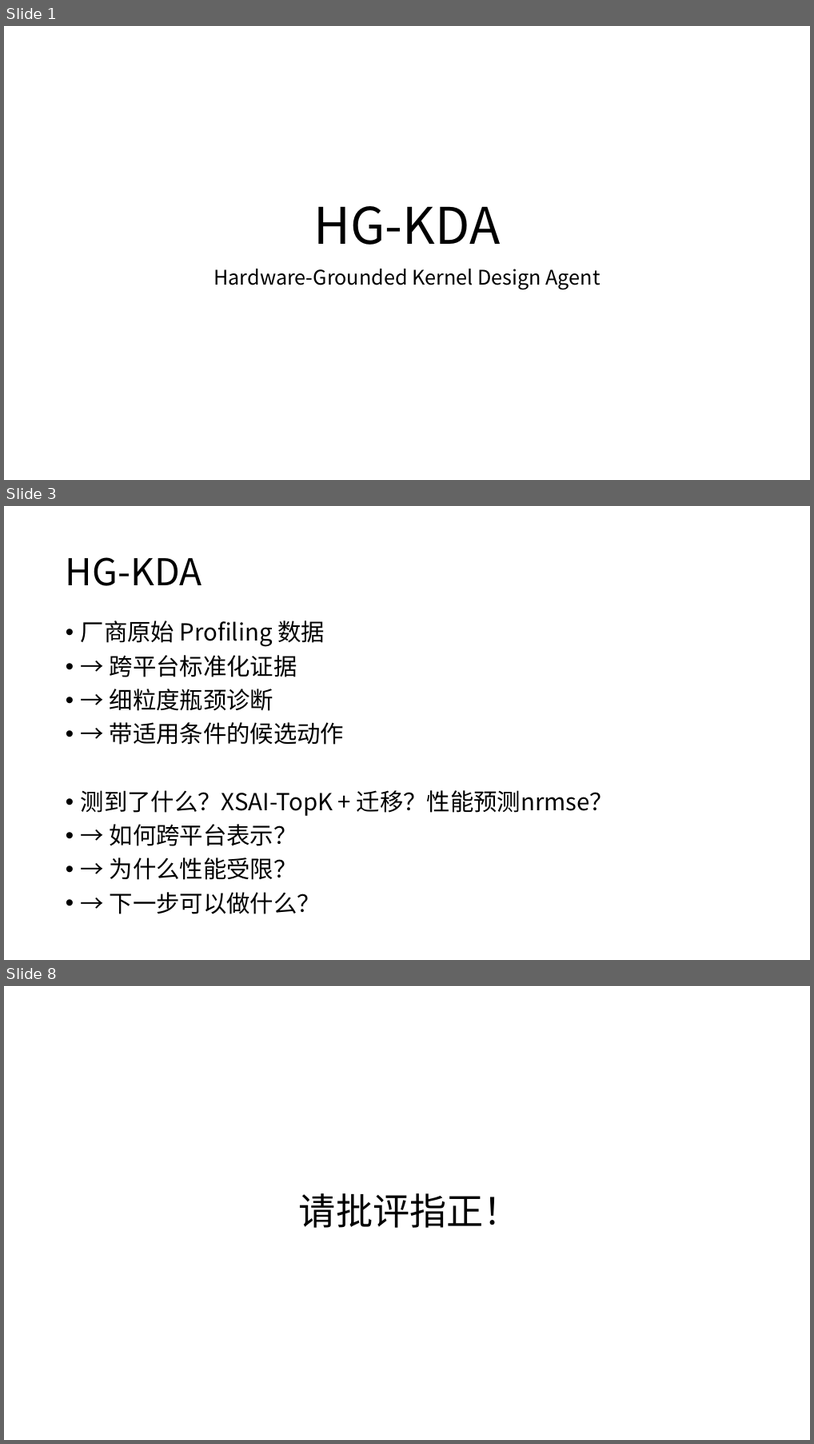
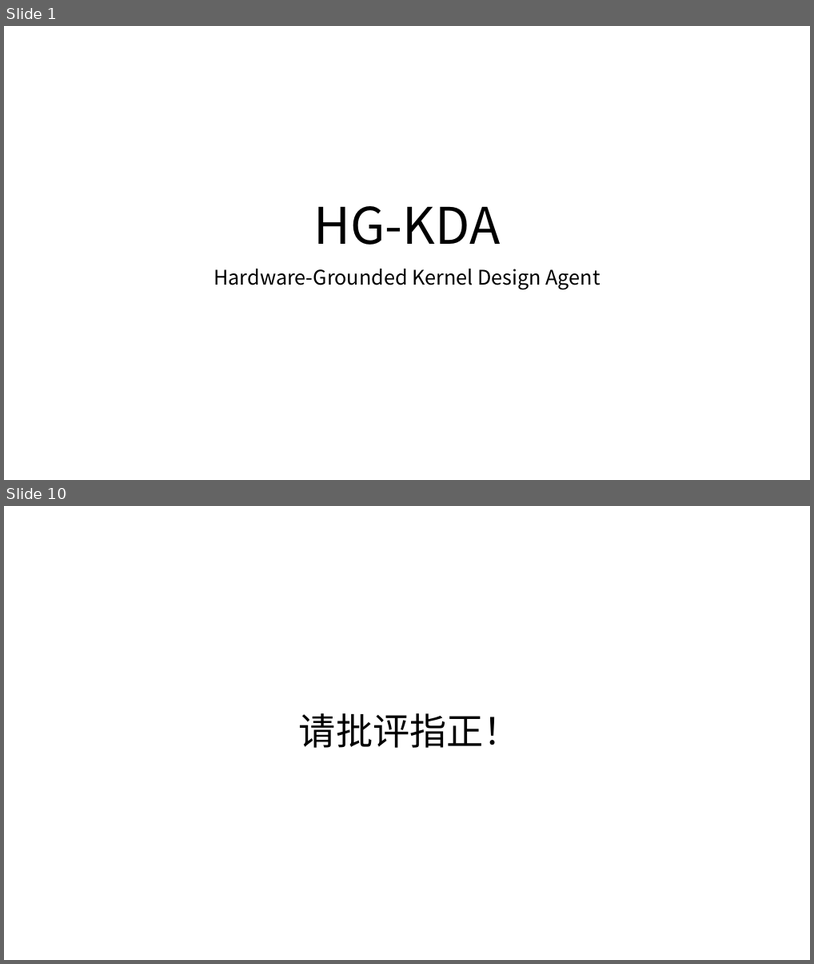
Before and after one commit to LeleCheung/HG-KDA, a slide deck: reports/02_work/0917汇报.pptx. Shown one above the other, each under a label of ours: slides 1, 3 and 8 before the commit, slides 1 and 10 after it; the slides between them are not shown. The pictures are 814x1444 and 814x964 pixels, drawn with LibreOffice and Linux fonts; fonts in the diff are those of the drawing. Boxes give left, top, right and bottom in pixels: in the first picture for what was removed or moved away, otherwise in the second. Text is boxed around its words. In the diff, an @@ line names an element or a change of style, - is before the commit and + after.

```diff
--- a/reports/02_work/0917汇报.pptx
+++ b/reports/02_work/0917汇报.pptx
@@ slide 3 removed at box(4, 506, 810, 960), background #FFFFFF @@
@@ title removed at box(66, 557, 202, 586) @@
-HG-KDA
@@ text removed at box(81, 620, 614, 914) @@
-• 厂商原始 Profiling 数据
-• → 跨平台标准化证据
-• → 细粒度瓶颈诊断
-• → 带适用条件的候选动作
-• 测到了什么？XSAI-TopK + 迁移？性能预测nrmse？
-• → 如何跨平台表示？
-• → 为什么性能受限？
-• → 下一步可以做什么？
@@ what was slide 8 is now slide 10 @@
```
Also in this commit, not shown: 4 slides changed, 4 slides added, 1 other slide removed, 1 other file.
